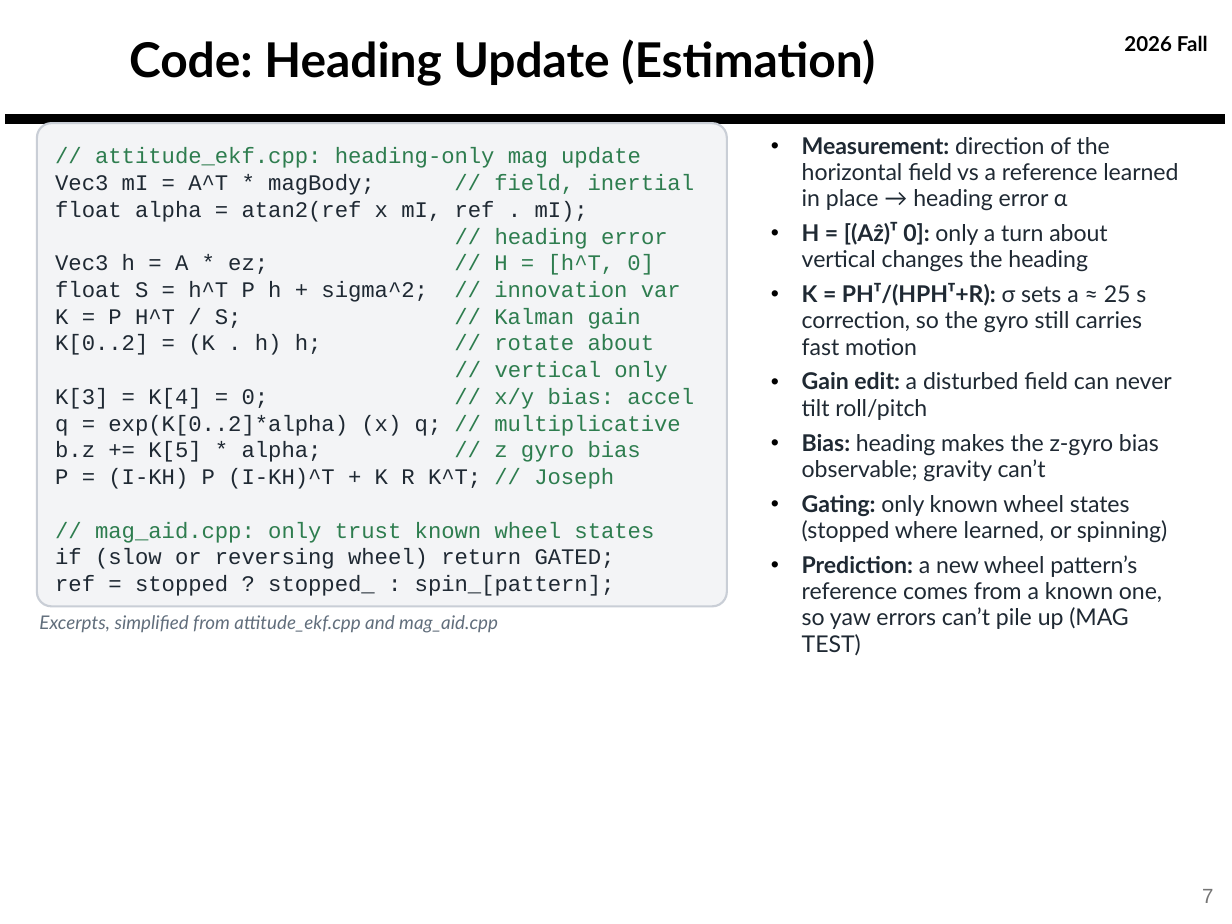
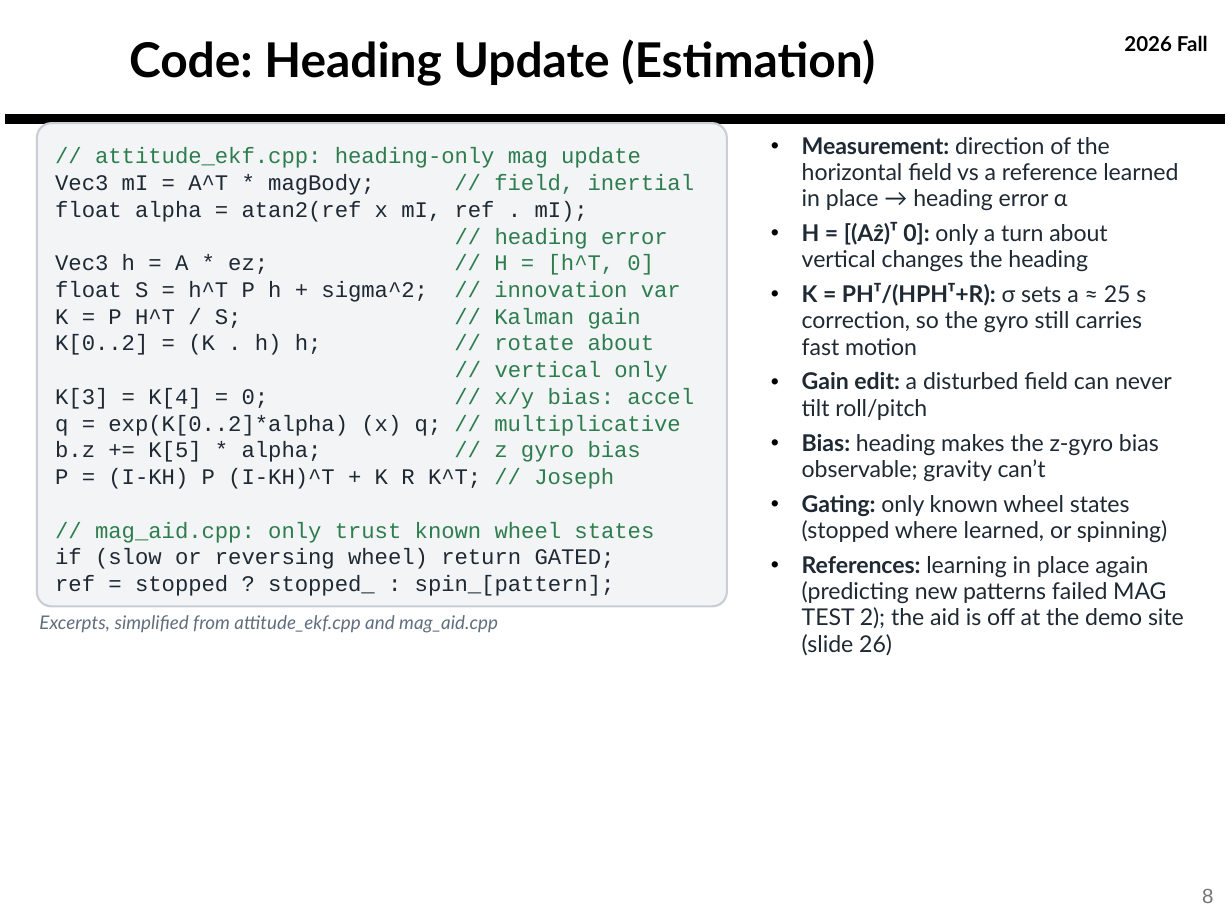
Before and after one commit to derek-weissinger-usafa/Astro-331-Lab-8, a slide deck: slide 8 of Reports/Astro 331 Lab 8_2_3 Body Final Pres.pptx (slide 7 before the commit). Drawn at 1232x924 pixels with LibreOffice and Linux fonts; fonts in the diff are those of the drawing; background and template pictures are left out. Boxes give left, top, right and bottom in pixels: in the first picture for what was removed or moved away, otherwise in the second. Text is boxed around its words. In the diff, an @@ line names an element or a change of style, - is before the commit and + after.

```diff
--- a/Reports/Astro 331 Lab 8_2_3 Body Final Pres.pptx
+++ b/Reports/Astro 331 Lab 8_2_3 Body Final Pres.pptx
@@ text at bbox=[802, 556, 1184, 655]: text changed @@
-• Prediction: a new wheel pattern’s reference comes from a known one, so yaw errors can’t pile up (MAG TEST)
+• References: learning in place again (predicting new patterns failed MAG TEST 2); the aid is off at the demo site (slide 26)
@@ page number at bbox=[1202, 889, 1213, 903]: text changed @@
-7
+8
```
Also in this commit, not shown: 11 other slides changed, 22 slides added, 8 other files.
